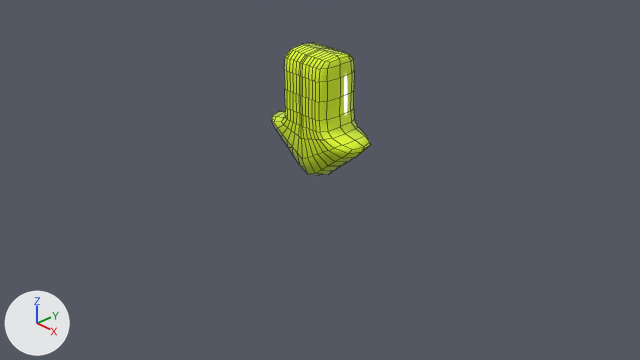
Two versions of the Blender file Blender源文件以及模型/Arrow_Guide.blend, one commit apart.
Rendered twice from the file's camera 'Camera'. The lights are fixed; the arrows at lower left show +X, +Y and +Z. Mesh edges are drawn as thin lines.

In view in the first picture: '平面.001'.
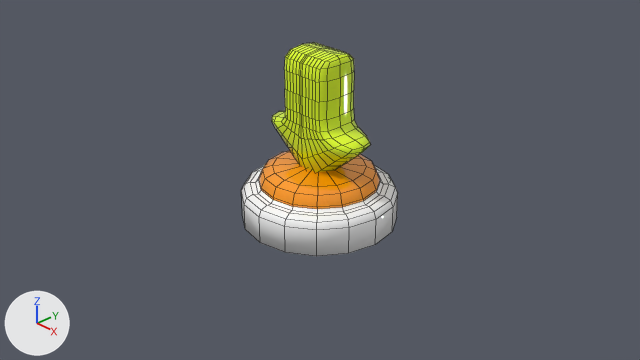
The newer file is also turned or shifted as a whole; pictures and numbers use the older file's frame.

Location of each change, (x1, y1, x2, y2) in pixels of the pictures (640 x 360 px):
'柱体.001', added: after (241, 150, 398, 256)

What changed in the scene script:
```text
Add img_colortexture_png_001:
    img_colortexture_png_001 = load_image('colorTexture.png.001', 'colorTexture.png', 200, 200, 'sRGB')
Add mat_材质_003:
    mat_材质_003 = principled_material('材质.003')
    mat_材质_003.texture = img_colortexture_png_001
    mat_材质_003.roughness = 0.0169
    mat_材质_003.specular_ior_level = 1.0
Add me_柱体_001:
    me_柱体_001.from_pydata(...)  # 160 vertices, 146 faces; spans x -1.0..1.0, y -1.0..1.0, z 0.0..0.76
    me_柱体_001.polygons.foreach_set('use_smooth', [True] * 146)
    me_柱体_001.materials.append(mat_材质_003)  # picture img_colortexture_png_001
Add ob_柱体_001:
    ob_柱体_001 = bpy.data.objects.new('柱体.001', me_柱体_001)
    ob_柱体_001.location = (0.0, 0.0, -0.582)
```
